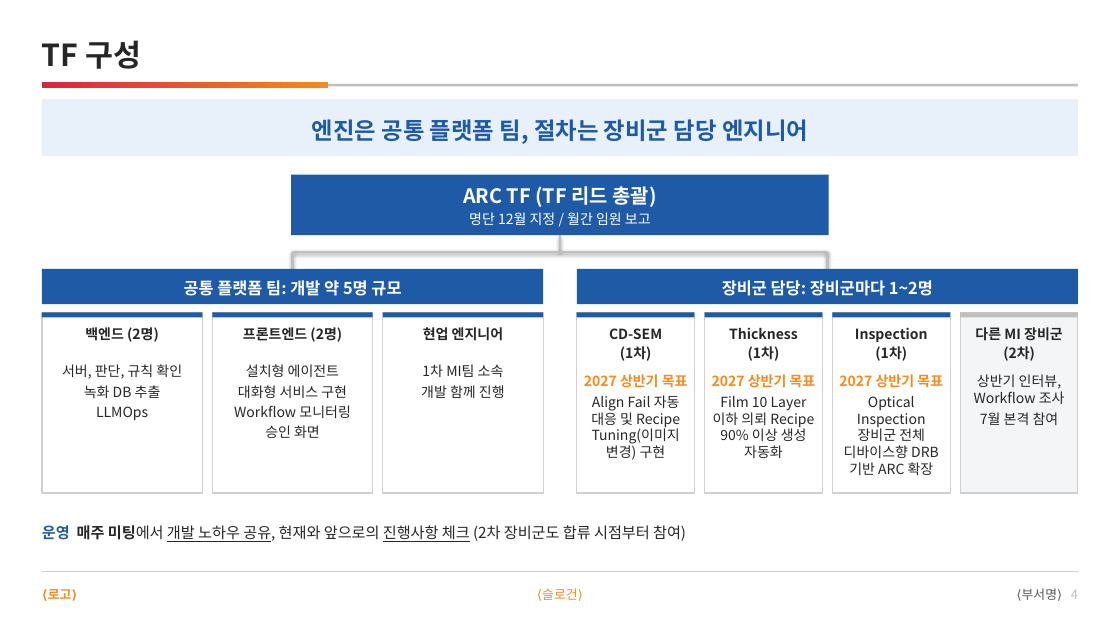
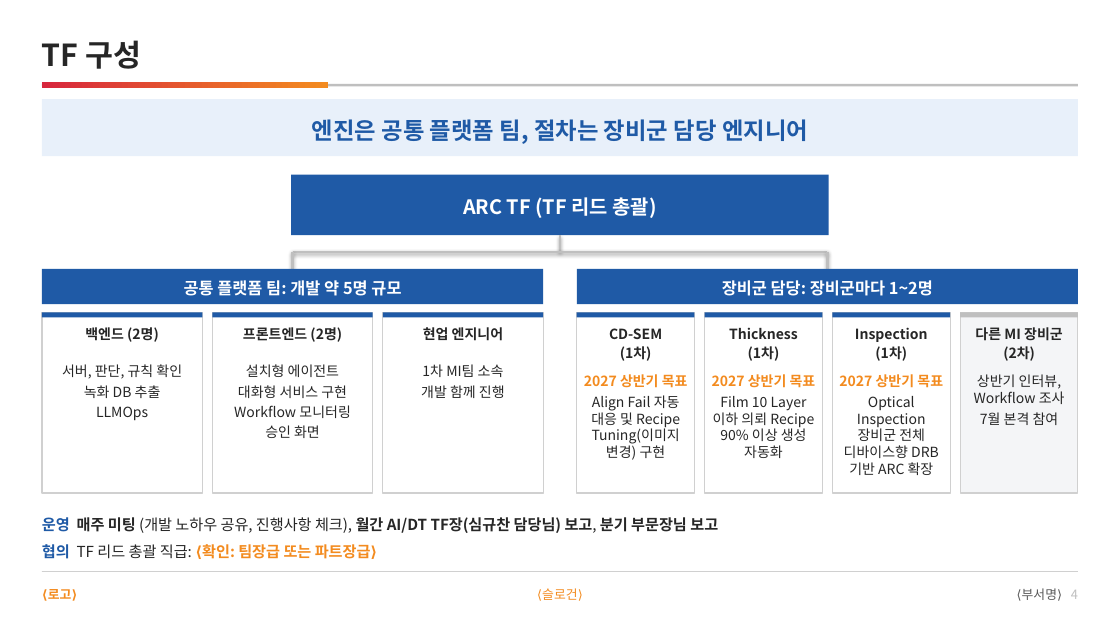
Before and after one commit to DarrenKoi/pm_notes, a slide deck: slide 4 of my-task/arc-tf/deliverables/arc-tf-exec-summary.pptx. Drawn at 1120x630 pixels with LibreOffice and Linux fonts; fonts in the diff are those of the drawing. Boxes give left, top, right and bottom in pixels: in the first picture for what was removed or moved away, otherwise in the second. Text is boxed around its words. In the diff, an @@ line names an element or a change of style, - is before the commit and + after.

```diff
--- a/my-task/arc-tf/deliverables/arc-tf-exec-summary.pptx
+++ b/my-task/arc-tf/deliverables/arc-tf-exec-summary.pptx
@@ text "ARC TF (TF 리드 총괄)" at [463,197,657,218]: vertical alignment top to middle @@
@@ text removed at [469,212,651,225] @@
-명단 12월 지정 / 월간 임원 보고
@@ text at [42,517,718,533]: text changed; bold on @@
-운영 매주 미팅에서 개발 노하우 공유, 현재와 앞으로의 진행사항 체크 (2차 장비군도 합류 시점부터 참여)
+운영 매주 미팅 (개발 노하우 공유, 진행사항 체크), 월간 AI/DT TF장(심규찬 담당님) 보고, 분기 부문장님 보고
@@ text added at [42,544,378,559], 13 pt, text #F38B1F, bold @@
+협의 TF 리드 총괄 직급: ⟨확인: 팀장급 또는 파트장급⟩
```
Also in this commit, not shown: 11 other files.
